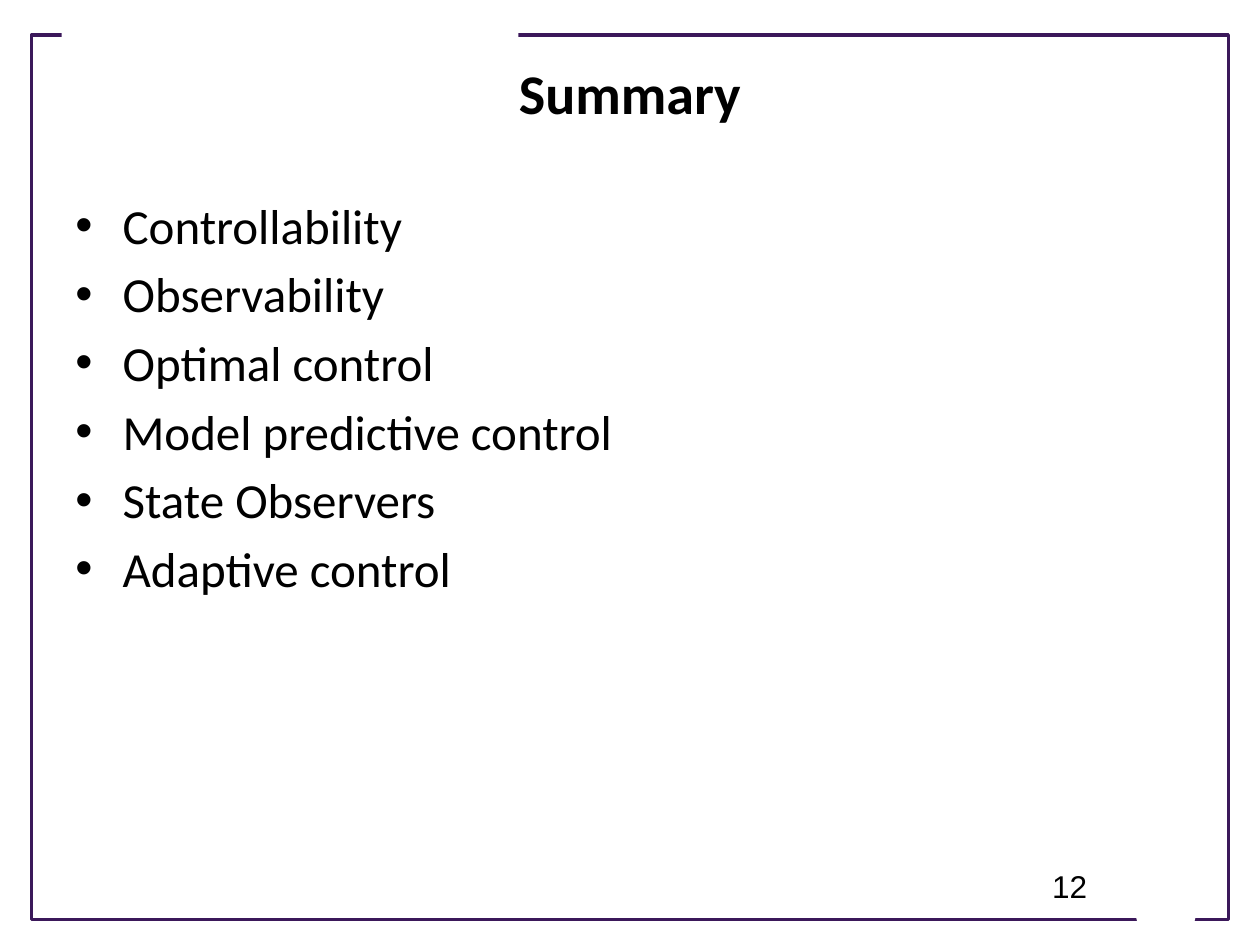
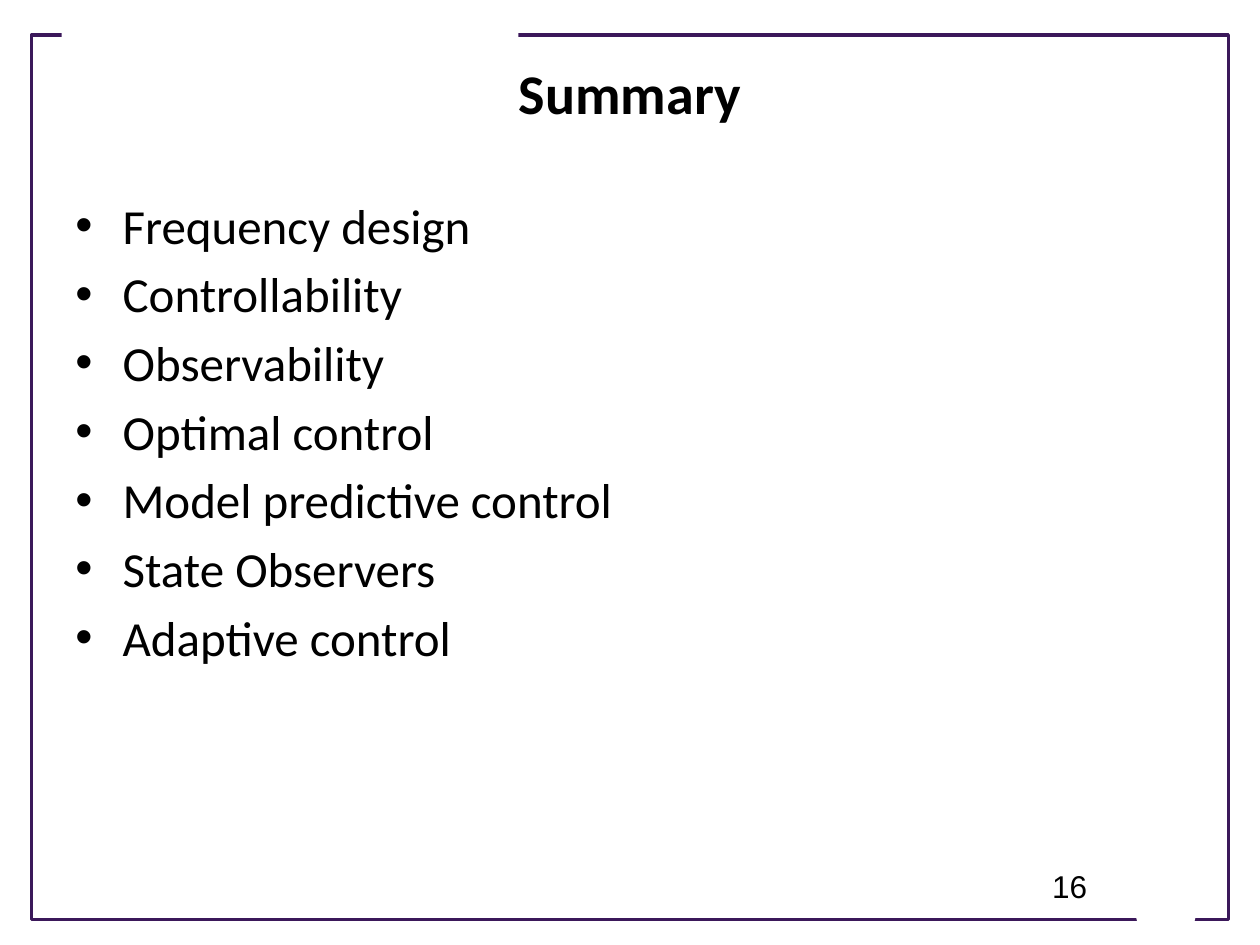
Before and after one commit to joseph-hellerstein/advanced-controls-lectures, a slide deck: slide 16 of lectures/lecture_16-Survey-of-Closed-Loop-Systems/Survey-Of-Closed-Loop-Systems.pptx (slide 12 before the commit). Drawn at 1260x945 pixels with LibreOffice and Linux fonts; fonts in the diff are those of the drawing; background and template pictures are left out. Boxes give left, top, right and bottom in pixels: in the first picture for what was removed or moved away, otherwise in the second. Text is boxed around its words. In the diff, an @@ line names an element or a change of style, - is before the commit and + after.

```diff
--- a/lectures/lecture_16-Survey-of-Closed-Loop-Systems/Survey-Of-Closed-Loop-Systems.pptx
+++ b/lectures/lecture_16-Survey-of-Closed-Loop-Systems/Survey-Of-Closed-Loop-Systems.pptx
@@ text at (123,210,470,253): paragraph added @@
+• Frequency design
@@ page number at (1052,876,1087,899): text changed @@
-12
+16
```
Also in this commit, not shown: 4 slides added, 3 other files.
